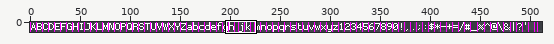
A sprite sheet gets an edit: resources/img/font.png. Above: a wide view before the commit, with the close-up outlined.
Close-up. Earlier state:
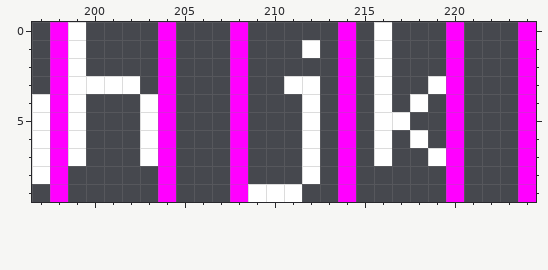
The file is 512x10 pixels. Shown: x 197..224, y 0..9. The old version is drawn lined up with the new one.
New version:
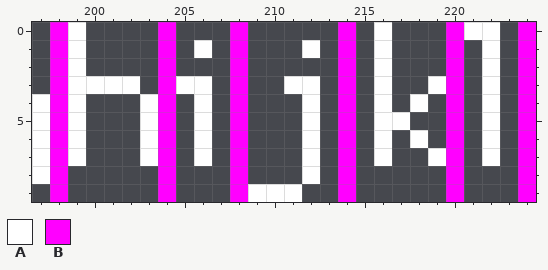
Palette (. is transparent): A #ffffff  B #ff00ff
The commit says: Tightened font kerning
Change:
{"change": "drawings rearranged on the sheet (the old picture shows each at its new place; 3 dropped ones are not shown)"}
{"y":0,"x":221,"old":"..","new":"AA"}
{"y":1,"x":206,"old":".","new":"A"}
{"y":1,"x":222,"old":".","new":"A"}
{"y":2,"x":222,"old":".","new":"A"}
{"y":3,"x":205,"old":"..","new":"AA"}
{"y":3,"x":222,"old":".","new":"A"}
{"y":4,"x":206,"old":".","new":"A"}
{"y":4,"x":222,"old":".","new":"A"}
{"y":5,"x":206,"old":".","new":"A"}
{"y":5,"x":222,"old":".","new":"A"}
{"y":6,"x":206,"old":".","new":"A"}
{"y":6,"x":222,"old":".","new":"A"}
{"y":7,"x":206,"old":".","new":"A"}
{"y":7,"x":222,"old":".","new":"A"}
{"label":"added","picture_box":[464,22,500,166]}
{"label":"added","picture_box":[176,40,212,166]}
